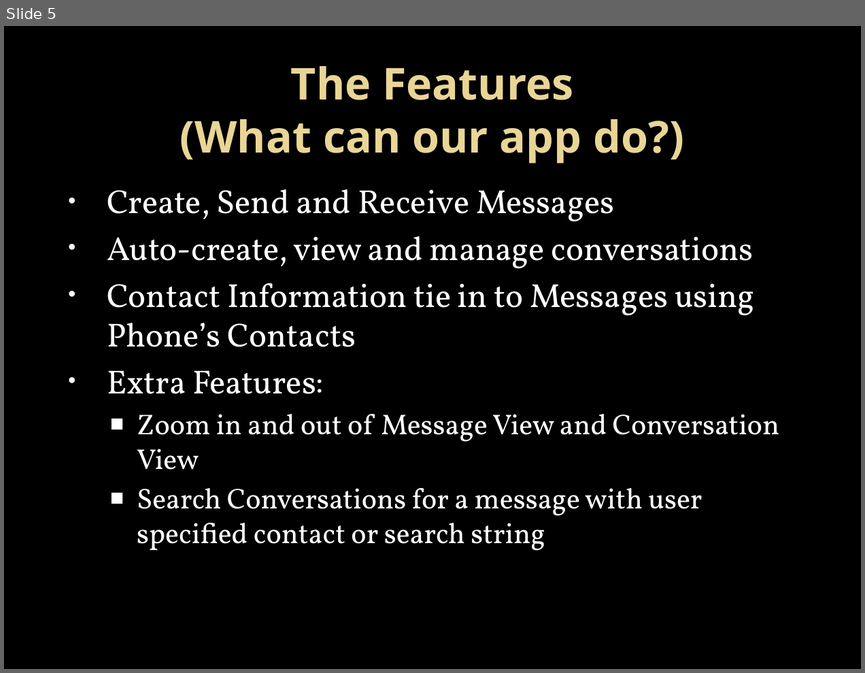
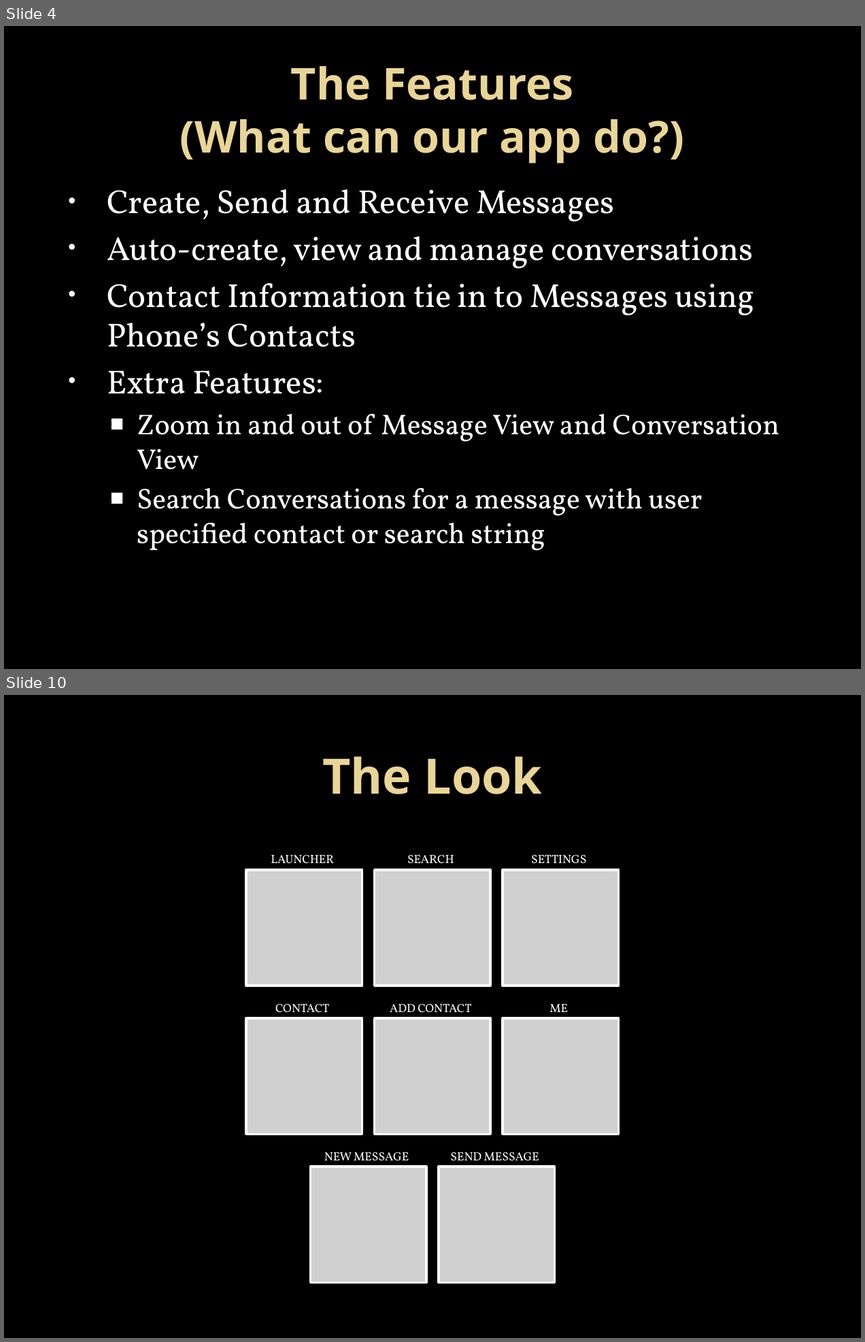
Before and after one commit to kbaileyky/CS5103-SMS, a slide deck: Documents/Presentation/CS5103 SMS MSGR .pptx. Shown one above the other, each under a label of ours: slide 5 before the commit, slides 4 and 10 after it; the slides between them are not shown. The pictures are 865x673 and 865x1342 pixels, drawn with LibreOffice and Linux fonts; fonts in the diff are those of the drawing; grey boxes stand for pictures; background and template pictures are left out. Boxes give left, top, right and bottom in pixels: in the first picture for what was removed or moved away, otherwise in the second. Text is boxed around its words. In the diff, an @@ line names an element or a change of style, - is before the commit and + after.

```diff
--- a/Documents/Presentation/CS5103 SMS MSGR .pptx
+++ b/Documents/Presentation/CS5103 SMS MSGR .pptx
@@ slide 10 added at (x1=4, y1=695, x2=861, y2=1338), background picture (left out) @@
@@ title added at (x1=322, y1=756, x2=543, y2=794), 41 pt, text gradient #EAD696 to #E7D081, bold @@
+The Look
@@ group added at (x1=247, y1=855, x2=618, y2=1282): 8 texts, 8 pictures @@
+LAUNCHER
+SEARCH
+SETTINGS
+CONTACT
+ADD CONTACT
+ME
+NEW MESSAGE
+SEND MESSAGE
@@ what was slide 5 is now slide 4 @@
```
Also in this commit, not shown: 11 slides changed, 3 other slides added, 3 slides removed.
